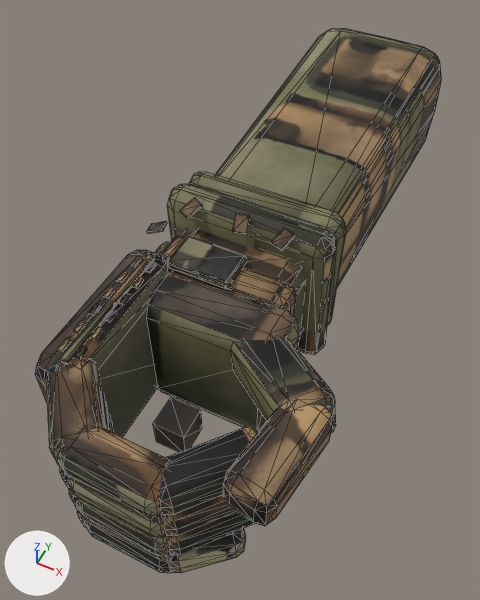
One commit to the FBX model art/viewmodel/viewmodel_arm_left/viewmodel_arm_left.fbx: the scene before it, then after it.
Rendered twice from a 50 mm camera at (0.00491, -0.01337, 0.01571) aimed at (-0.00086, -0.00183, 0.00128). Every picture has the same lights, and +X, +Y and +Z are marked at lower left. The picture after the commit comes second. Mesh edges are drawn as thin lines. Where no turn or scale is listed for an object, it has been applied to the vertices.

Before the edit, the objects in view are built like this:
```python
me_body = bpy.data.meshes.new('Body')
me_body.from_pydata(...)  # 1353 vertices, 2122 faces; spans x -0.0028..0.0041, y -0.0186..0.0001, z -0.0024..0.0024
me_body.materials.append(mat_viewmodel_arm_left)  # picture img_viewmodel_arm_left_color_png
me_grip = bpy.data.meshes.new('Grip')
me_grip.from_pydata(...)  # a box spanning x -0.000415..0.000385, y -0.007129..-0.006329, z 0.0018..0.0026
me_grip.materials.append(mat_viewmodel_arm_left)  # picture img_viewmodel_arm_left_color_png
ob_body = bpy.data.objects.new('Body', me_body)
ob_body.location = (-0.00061, 0.00927, 0.0024)
ob_grip = bpy.data.objects.new('Grip', me_grip)
ob_grip.location = (0.0, 0.0, 0.0)
```
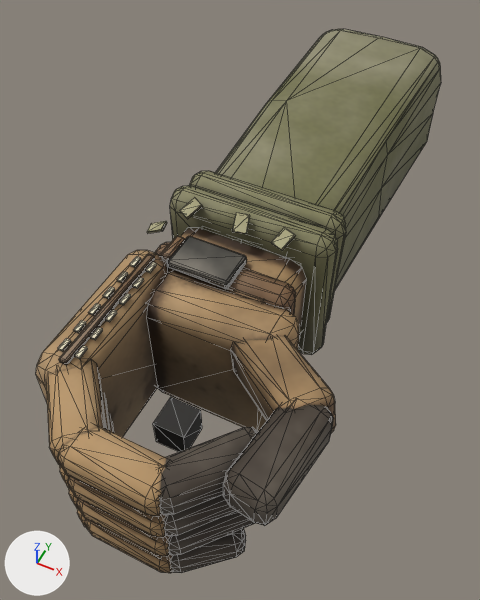
Location of each change, (x1, y1, x2, y2) in pixels of the pictures (480 x 600 px; the box of a moved part takes in the faces that stretch with it):
'Body', reshaped, moved: before (35, 28, 442, 573); after (36, 29, 441, 573)
part 1 of me_body, moved or reshaped: before (66, 28, 442, 363); after (67, 29, 441, 362)
part 2 of me_body, surface changed: (36, 197, 336, 573) in both

What the commit changed:
me_body is used by ob_body; location (-0.00061, 0.00927, 0.0024).
me_body had 1353 vertices, 2122 faces and spanned x -0.0028..0.0041, y -0.0186..0.0001, z -0.0024..0.0024.
me_body now has 1362 vertices, 2129 faces and spans x -0.0028..0.0041, y -0.0186..0.0001, z -0.0024..0.0024.
me_body part 1: 47 vertices moved from x -0.0024..0.0023, y -0.0167..0.0, z -0.0022..0.0023 to x -0.0023..0.0022, y -0.0167..-0.0001, z -0.0022..0.0022; 149 vertices removed from x -0.0024..0.0024, y -0.0115..0.0001, z -0.0023..0.0023; 158 vertices added at x -0.0024..0.0024, y -0.0116..0.0001, z -0.0023..0.0022.
me_body part 2: 1681 kept faces spanning x -0.0028..0.0041, y -0.0186..-0.0001, z -0.0024..0.0024 get new texture (UV) coordinates.
Object 'Body' (ob_body) moves from (-0.00061, 0.00927, 0.0024) to (-0.00061, 0.00928, 0.0024).
